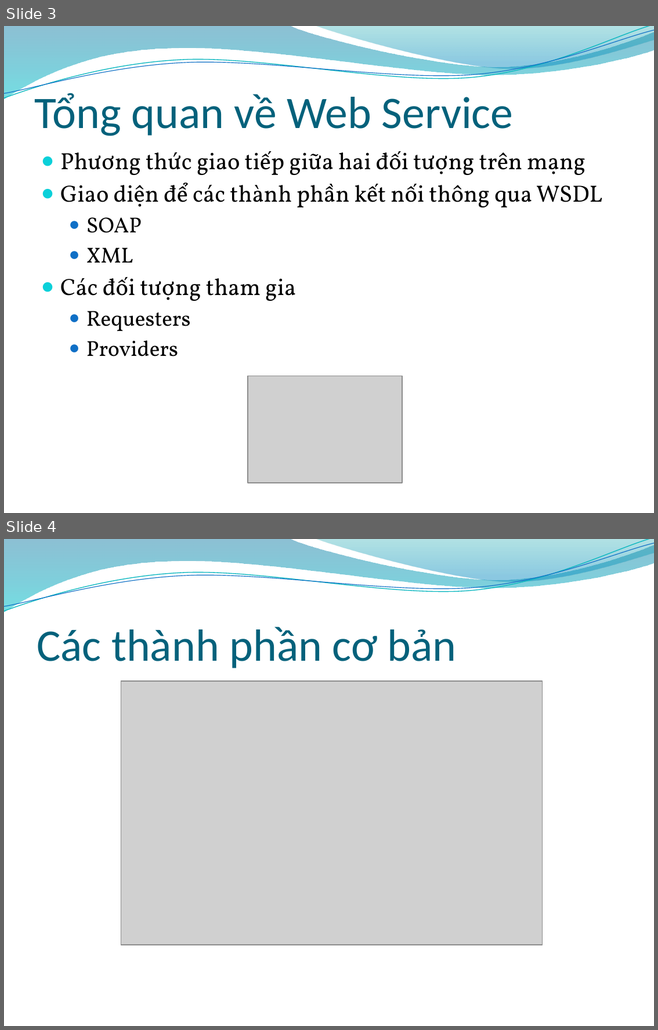
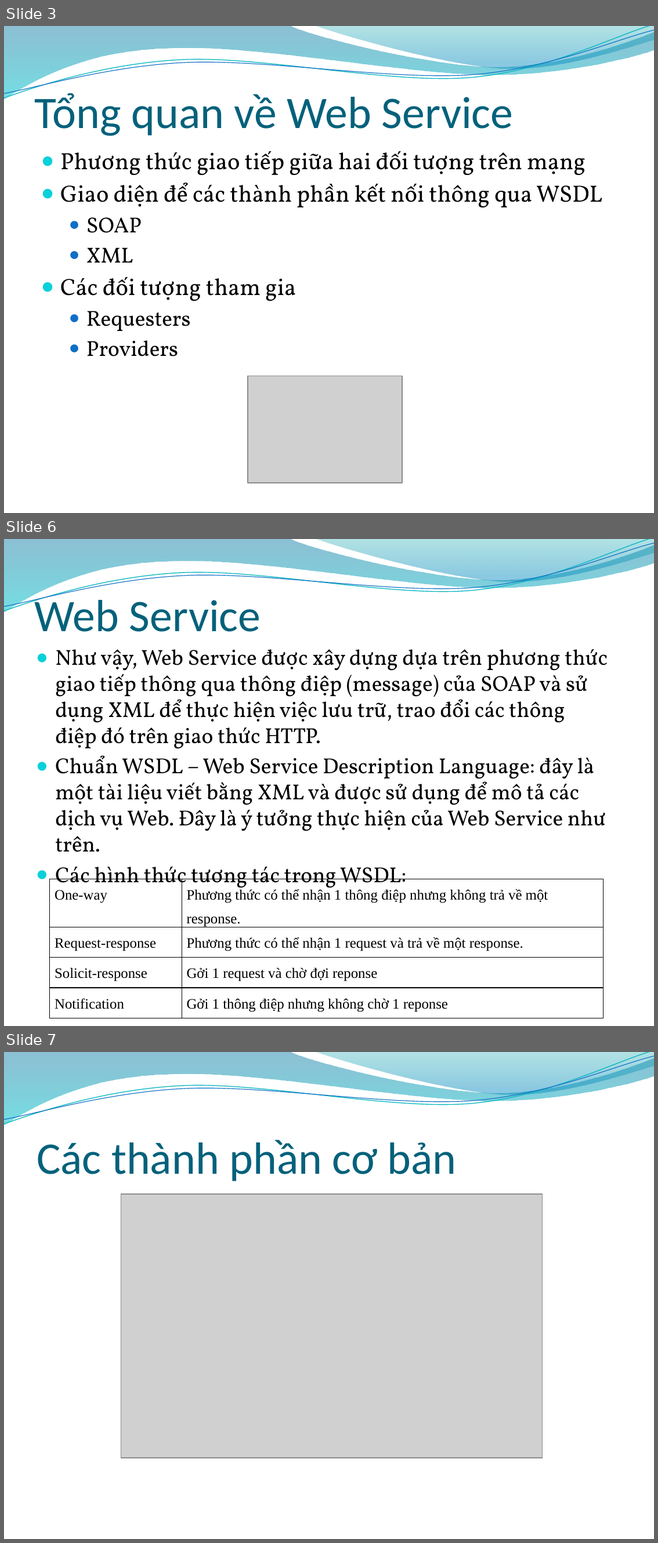
Before and after one commit to fast-link/bk-20102-assignment, a slide deck: An ninh mang/Bảo mật trong Web Service_Slide.pptx. Shown one above the other, each under a label of ours: slides 3 and 4 before the commit, slides 3, 6 and 7 after it; the slides between them are not shown. The pictures are 658x1030 and 658x1543 pixels, drawn with LibreOffice and Linux fonts; fonts in the diff are those of the drawing; grey boxes stand for pictures; background and template pictures are left out. Boxes give left, top, right and bottom in pixels: in the first picture for what was removed or moved away, otherwise in the second. Text is boxed around its words. In the diff, an @@ line names an element or a change of style, - is before the commit and + after.

```diff
--- a/An ninh mang/Bảo mật trong Web Service_Slide.pptx
+++ b/An ninh mang/Bảo mật trong Web Service_Slide.pptx
@@ slide 6 added at <box>4,539,654,1026</box>, background picture (left out); not listed: 4 template elements that a slide beside it also shows @@
@@ title added at <box>35,594,261,632</box>, 50 pt, text #04617B @@
+Web Service
@@ text added at <box>55,649,607,892</box>, 24.1 pt, text #000000 @@
+● Như vậy, Web Service được xây dựng dựa trên phương thức giao tiếp thông qua thông điệp (message) của SOAP và sử dụng XML để thực hiện việc lưu trữ, trao đổi các thông điệp đó trên giao thức HTTP.
+● Chuẩn WSDL – Web Service Description Language: đây là một tài liệu viết bằng XML và được sử dụng để mô tả các dịch vụ Web. Đây là ý tưởng thực hiện của Web Service như trên.
+● Các hình thức tương tác trong WSDL:
@@ table added at <box>49,879,603,1019</box>, 4 rows, 2 columns @@
+One-way | Phương thức có thể nhận 1 thông điệp nhưng không trả về một response.
+Request-response | Phương thức có thể nhận 1 request và trả về một response.
+Solicit-response | Gởi 1 request và chờ đợi reponse
+Notification | Gởi 1 thông điệp nhưng không chờ 1 reponse
@@ what was slide 4 is now slide 7 @@
```
Also in this commit, not shown: 1 slide changed, 24 other slides added, 1 other file.
